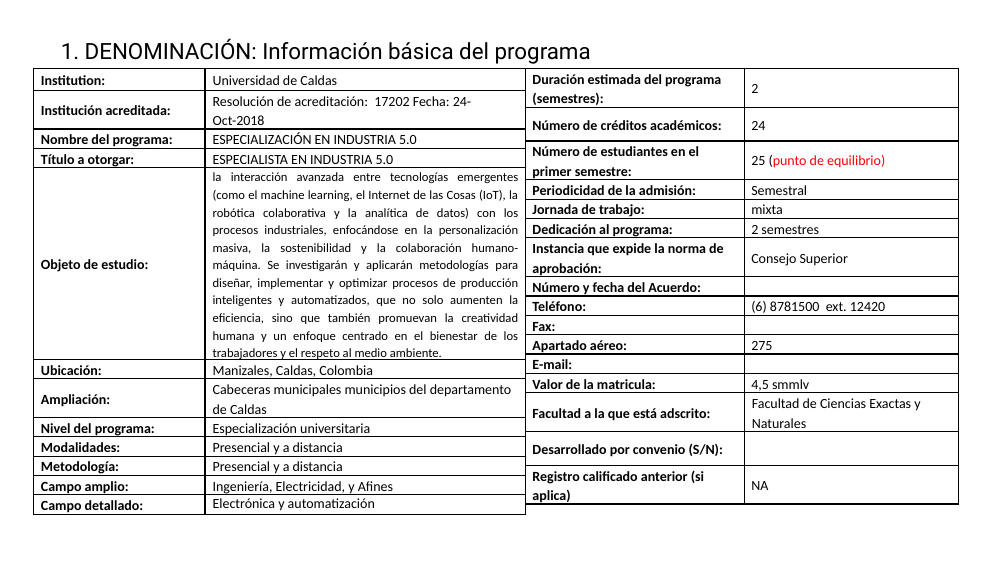
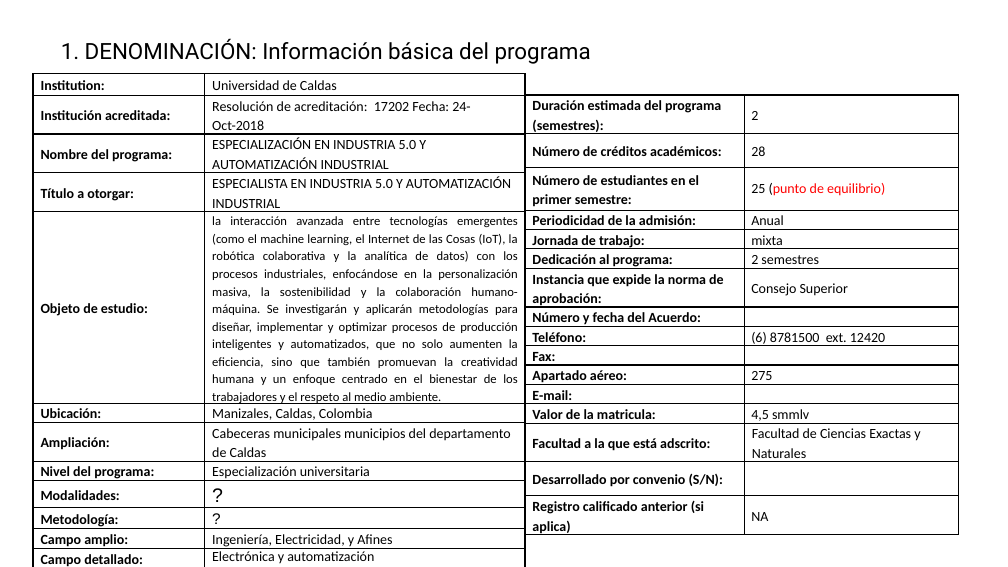
Before and after one commit to DanielVickG87/ESPECIALIZACION_EN_INDUSTRIA_5.0_Y_AUTOMATIZACION_INDUSTRIAL, a slide deck: slide 3 of Presentación decanatura PROGRAMA ESPECIALIZACIÓN EN INDUSTRIA 5.0.pptx. Drawn at 1008x567 pixels with LibreOffice and Linux fonts; fonts in the diff are those of the drawing; background and template pictures are left out. Boxes give left, top, right and bottom in pixels: in the first picture for what was removed or moved away, otherwise in the second. Text is boxed around its words. In the diff, an @@ line names an element or a change of style, - is before the commit and + after.

```diff
--- a/Presentación decanatura PROGRAMA ESPECIALIZACIÓN EN INDUSTRIA 5.0.pptx
+++ b/Presentación decanatura PROGRAMA ESPECIALIZACIÓN EN INDUSTRIA 5.0.pptx
@@ table at (x1=33, y1=74, x2=525, y2=567) @@
-row 3, column 2: ESPECIALIZACIÓN EN INDUSTRIA 5.0
+row 3, column 2: ESPECIALIZACIÓN EN INDUSTRIA 5.0 Y AUTOMATIZACIÓN INDUSTRIAL
-row 4, column 2: ESPECIALISTA EN INDUSTRIA 5.0
+row 4, column 2: ESPECIALISTA EN INDUSTRIA 5.0 Y AUTOMATIZACIÓN INDUSTRIAL
-row 9, column 2: Presencial y a distancia
+row 9, column 2: ?
-row 10, column 2: Presencial y a distancia
+row 10, column 2: ?
@@ table resized from (x1=33, y1=69, x2=525, y2=517) to (x1=33, y1=74, x2=525, y2=567) @@
@@ table at (x1=525, y1=95, x2=959, y2=539) @@
-row 2, column 2: 24
+row 2, column 2: 28
-row 4, column 2: Semestral
+row 4, column 2: Anual
@@ table resized from (x1=525, y1=69, x2=959, y2=508) to (x1=525, y1=95, x2=959, y2=539) @@
```
Also in this commit, not shown: 6 other slides changed, 15 slides added, 2 slides removed, 10 other files.
